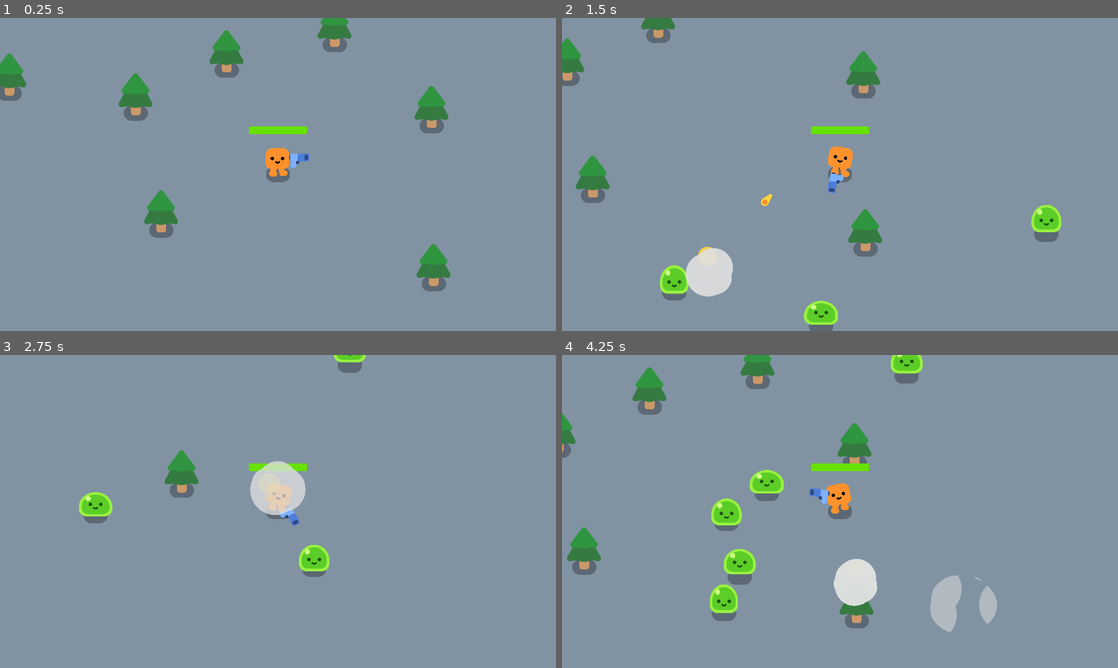
Above: before the commit, frames 1-4 (two rows, left to right).
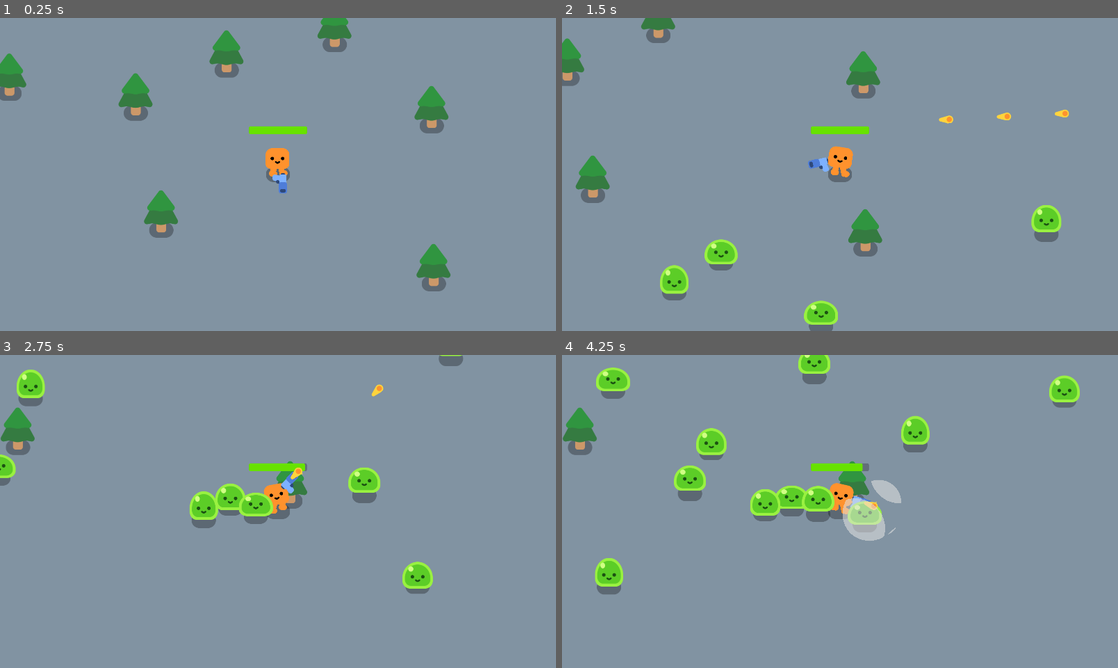
Above: after the commit, the same moments.

Repository: Technostalgic/csci4140-hw2
Game: Godot game, scene res://Game.tscn
Same seed, same stepped clock (60 frames per second), same inputs: the game is played once before the commit and once after it.
Inputs (mouse positions are in pixels of both pictures, inside the frame that each line leads up to):
- Up to frame 1 (0.25 s): no input
- Up to frame 2 (1.5 s): move the mouse to (962, 158) at 0.52 s; press the mouse at (962, 158) at 0.53 s; hold D (move_right) 0.53-1.28 s; move the mouse to (728, 190) at 1.27 s; release the mouse at (728, 190) at 1.28 s; hold S (move_down) from 1.28 s (still down); click (728, 190) at 1.35 s
- Up to frame 3 (2.75 s): move the mouse to (333, 442) at 2.02 s; release S (move_down) at 2.03 s; press the mouse at (333, 442) at 2.03 s; hold D (move_right) from 2.03 s (still down)
- Up to frame 4 (4.25 s): move the mouse to (812, 574) at 2.77 s; release D (move_right) at 2.78 s; release the mouse at (812, 574) at 2.78 s; hold W (move_up) 2.78-3.53 s; click (812, 574) at 2.85 s; move the mouse to (1006, 558) at 3.52 s; press the mouse at (1006, 558) at 3.53 s; hold A (move_left) from 3.53 s (still down)

The runs differ from the first frame. In frame 1, 0.2% of the frame differs, in the area x 49-56%, y 43-56%; in frame 2, 1.7%; in frame 3, 7.0%; in frame 4, 14%, in the area x 0-94%, y 0-89%.

Commit message:
Implement change #1: in hero script - add 'shoot' input control, fire based on timer state and input state, control timer through input, point gun at mouse

Diff:
--- a/pistol/gun.gd
+++ b/pistol/gun.gd
@@ -1,6 +1,7 @@
 extends Area2D
 
 var overlapping_mobs: Array[CharacterBody2D] = []
+var ready_to_fire: bool = false
 @export var projectile_spawnpoint: Marker2D = null
 @export var fire_timer: Timer = null
 @export var projectile: PackedScene = null
@@ -13,20 +14,23 @@
 
 # Called every frame. 'delta' is the elapsed time since the previous frame.
 func _process(delta: float) -> void:
-	var closest_mob = get_closest_mob()
-	if closest_mob == null:
-		fire_timer.stop()
-	else:
+
+	# handle whether or not the gun should be firing
+	if Input.is_action_pressed("Shoot"):
+		if ready_to_fire:
+			fire()
+			fire_timer.start()
 		if fire_timer.is_stopped():
 			fire_timer.start()
-		var difference: Vector2 = closest_mob.global_position - global_position
-		var direction := atan2(difference.y, difference.x)
-		global_rotation = direction
 
-		if direction > PI * 0.5 or direction < -PI * 0.5:
-			scale.y = -1
-		else:
-			scale.y = 1
+	var difference: Vector2 = get_global_mouse_position() - global_position
+	var direction := atan2(difference.y, difference.x)
+	global_rotation = direction
+
+	if direction > PI * 0.5 or direction < -PI * 0.5:
+		scale.y = -1
+	else:
+		scale.y = 1
 
 
 func get_closest_mob() -> CharacterBody2D:
@@ -43,6 +47,7 @@
 	return closest_mob
 
 func fire() -> void:
+	ready_to_fire = false
 	var flash: Node2D = muzzle_flash.instantiate()
 	projectile_spawnpoint.add_child(flash)
 	flash.position = Vector2.ZERO
@@ -66,4 +71,5 @@
 
 
 func _on_fire_timer_timeout() -> void:
-	fire()
+	ready_to_fire = true
+	fire_timer.stop()
--- a/project.godot
+++ b/project.godot
@@ -115,6 +115,11 @@
 "events": [Object(InputEventKey,"resource_local_to_scene":false,"resource_name":"","device":-1,"window_id":0,"alt_press …(192 unchanged characters)…
 ]
 }
+Shoot={
+"deadzone": 0.2,
+"events": [Object(InputEventMouseButton,"resource_local_to_scene":false,"resource_name":"","device":-1,"window_id":0,"alt_pressed":false,"shift_pressed":false,"ctrl_pressed":false,"meta_pressed":false,"button_mask":0,"position":Vector2(0, 0),"global_position":Vector2(0, 0),"factor":1.0,"button_index":1,"canceled":false,"pressed":false,"double_click":false,"script":null)
+]
+}
 
 [layer_names]
 
